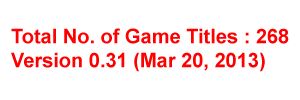
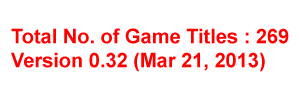
Revision of a layered (300, 100) image; what changed, layer by layer:
renamed "Total No. of Game Titles : 268 Version 0.31 (Mar 20, 2013)" to "Total No. of Game Titles : 269 Version 0.32 (Mar 21, 2013)", painted on it over bbox(117, 28, 289, 68)
